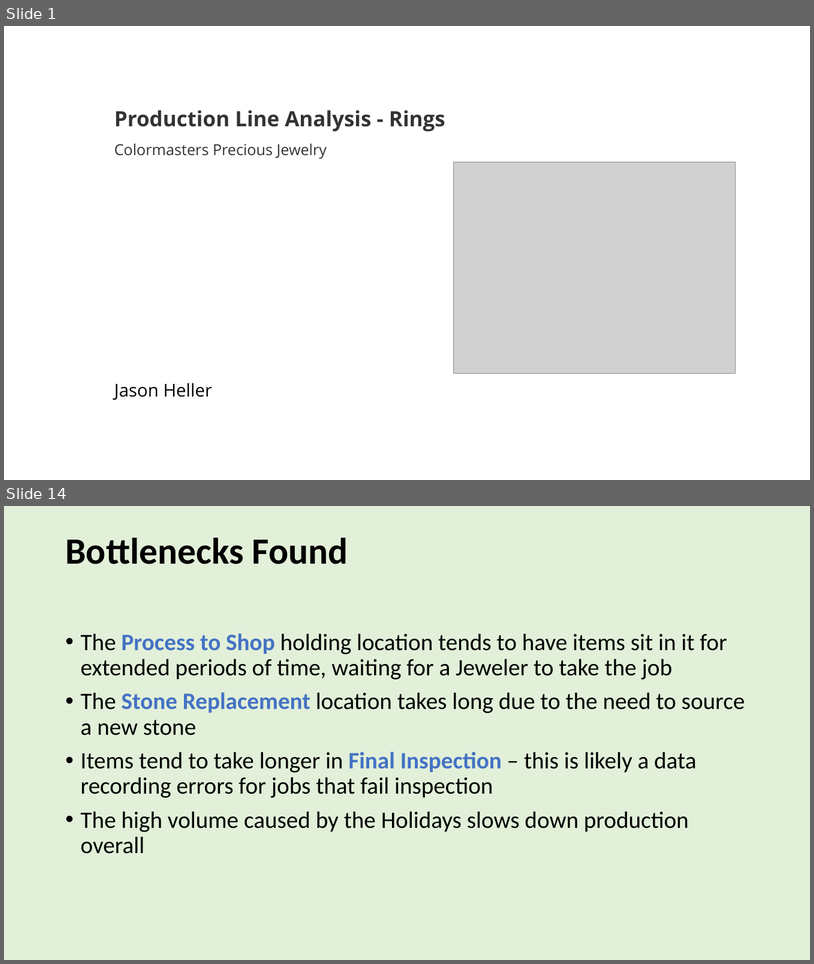
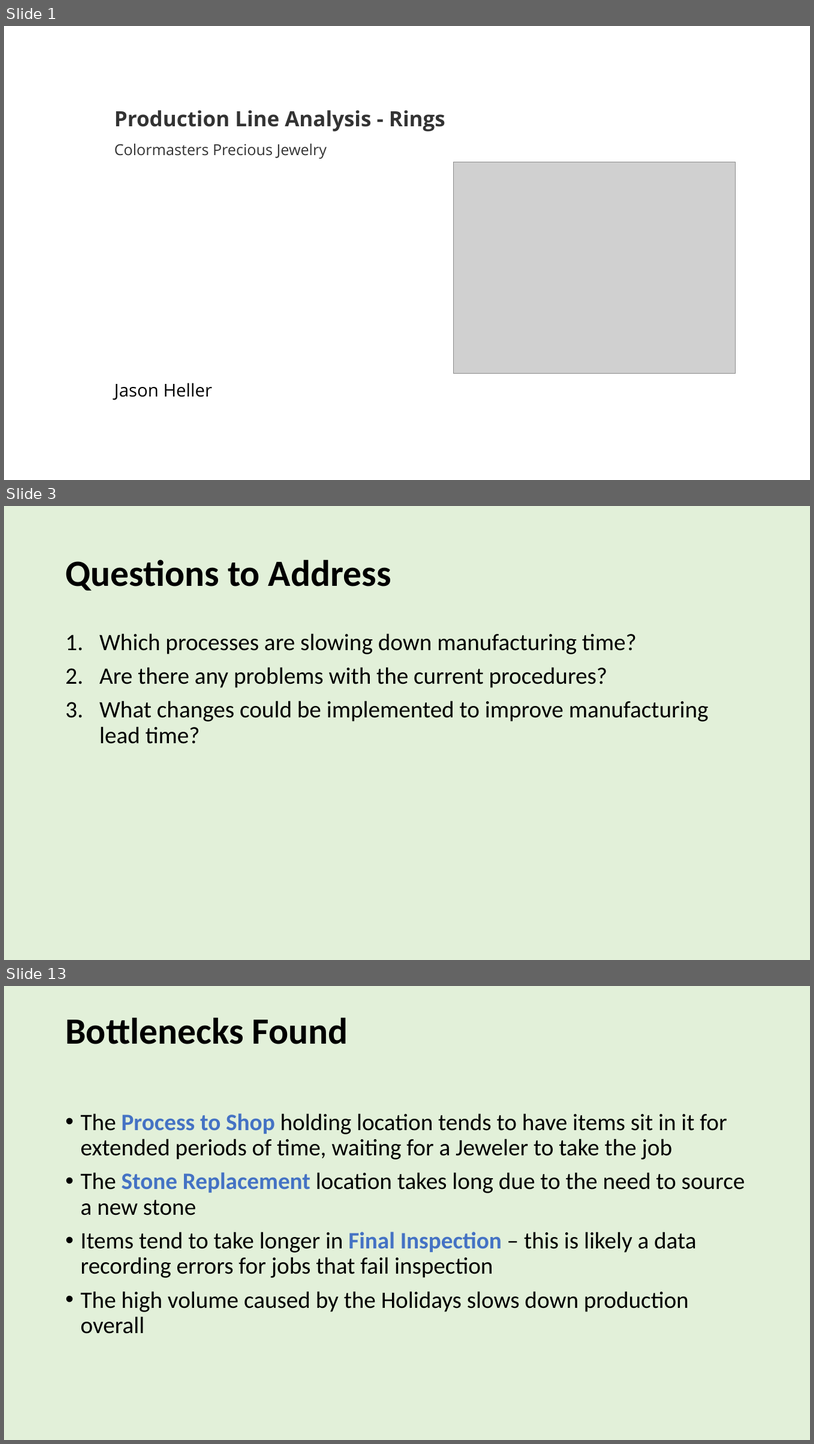
Before and after one commit to jason-heller/CMPJ_ProductionLine, a slide deck: CSI Data Analytics Bootcamp Capstone.pptx. Shown one above the other, each under a label of ours: slides 1 and 14 before the commit, slides 1, 3 and 13 after it; the slides between them are not shown. The pictures are 814x964 and 814x1444 pixels, drawn with LibreOffice and Linux fonts; fonts in the diff are those of the drawing; grey boxes stand for pictures. Boxes give left, top, right and bottom in pixels: in the first picture for what was removed or moved away, otherwise in the second. Text is boxed around its words. In the diff, an @@ line names an element or a change of style, - is before the commit and + after.

```diff
--- a/CSI Data Analytics Bootcamp Capstone.pptx
+++ b/CSI Data Analytics Bootcamp Capstone.pptx
@@ slide 3 added at (4, 506, 810, 960), background #E2F0D9 @@
@@ title added at (65, 559, 392, 591), 44 pt, text #000000, bold @@
+Questions to Address
@@ text added at (99, 633, 709, 744), 28 pt, text #000000 @@
+1. Which processes are slowing down manufacturing time?
+2. Are there any problems with the current procedures?
+3. What changes could be implemented to improve manufacturing lead time?
@@ what was slide 14 is now slide 13 @@
```
Also in this commit, not shown: 3 slides changed, 6 other slides added, 8 slides removed, 5 other files.
